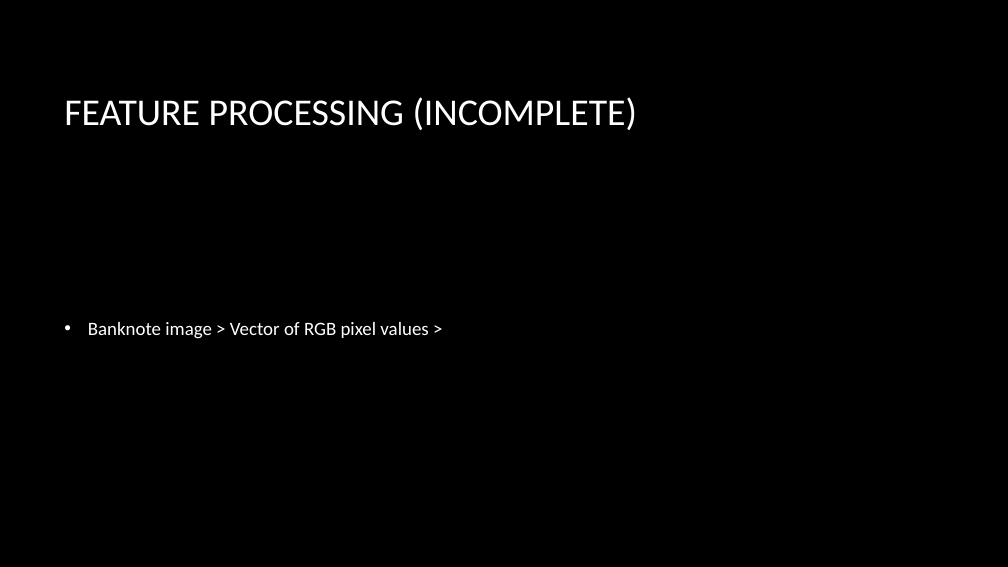
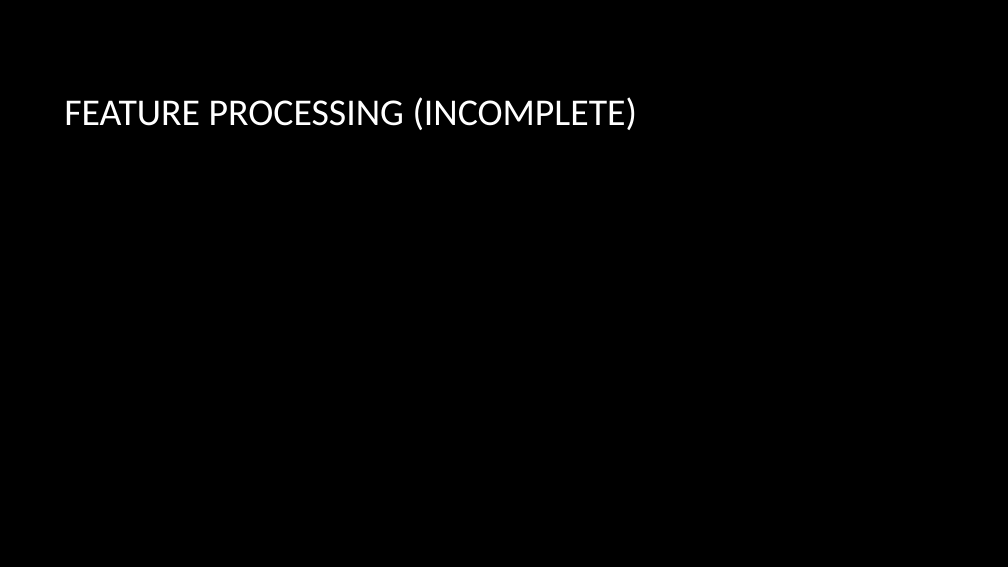
Before and after one commit to ychennay/CIS-700-Banknote-Authentication, a slide deck: slide 5 of CIS-700.pptx. Drawn at 1008x567 pixels with LibreOffice and Linux fonts; fonts in the diff are those of the drawing; background and template pictures are left out. Boxes give left, top, right and bottom in pixels: in the first picture for what was removed or moved away, otherwise in the second. Text is boxed around its words. In the diff, an @@ line names an element or a change of style, - is before the commit and + after.

```diff
--- a/CIS-700.pptx
+++ b/CIS-700.pptx
@@ text removed at bbox=[88, 322, 428, 339] @@
-• Banknote image > Vector of RGB pixel values >
```
Also in this commit, not shown: 2 other slides changed, 3 slides added.
